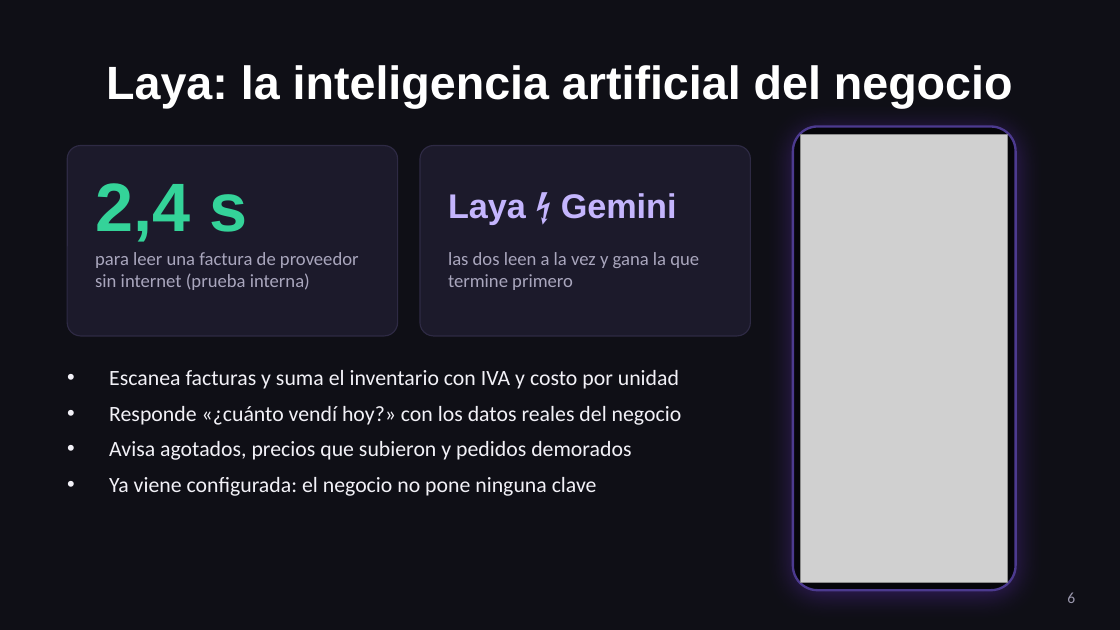
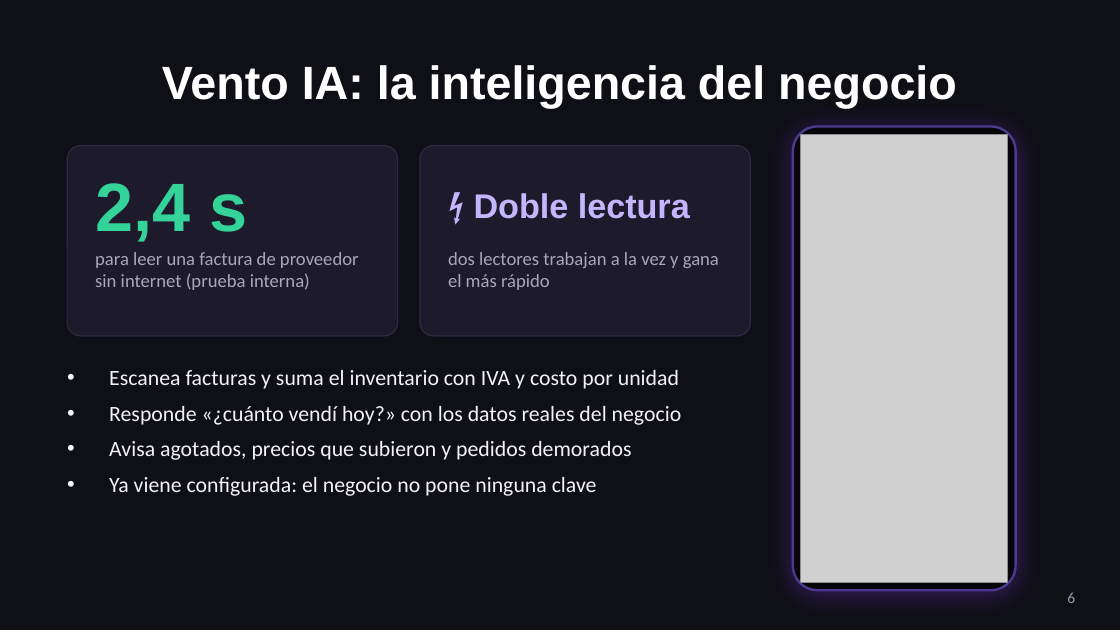
Before and after one commit to cristhianlujan45-blip/cuentas, a slide deck: slide 6 of ventas/Vento-presentacion.pptx. Drawn at 1120x630 pixels with LibreOffice and Linux fonts; fonts in the diff are those of the drawing; grey boxes stand for pictures. Boxes give left, top, right and bottom in pixels: in the first picture for what was removed or moved away, otherwise in the second. Text is boxed around its words. In the diff, an @@ line names an element or a change of style, - is before the commit and + after.

```diff
--- a/ventas/Vento-presentacion.pptx
+++ b/ventas/Vento-presentacion.pptx
@@ title at (x1=162, y1=65, x2=957, y2=109): text changed @@
-Laya: la inteligencia artificial del negocio
+Vento IA: la inteligencia del negocio
@@ text at (x1=474, y1=193, x2=690, y2=219): text changed @@
-Laya ⚡ Gemini
+⚡ Doble lectura
@@ text at (x1=448, y1=252, x2=719, y2=290): text changed @@
-las dos leen a la vez y gana la que termine primero
+dos lectores trabajan a la vez y gana el más rápido
```
Also in this commit, not shown: 5 other slides changed, 3 slides added, 1 other file.
